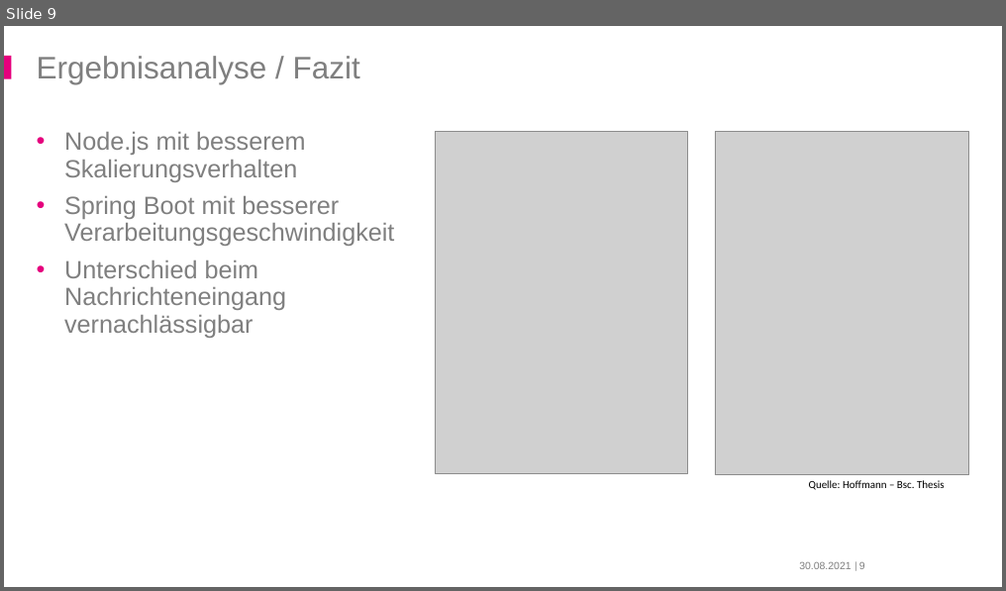
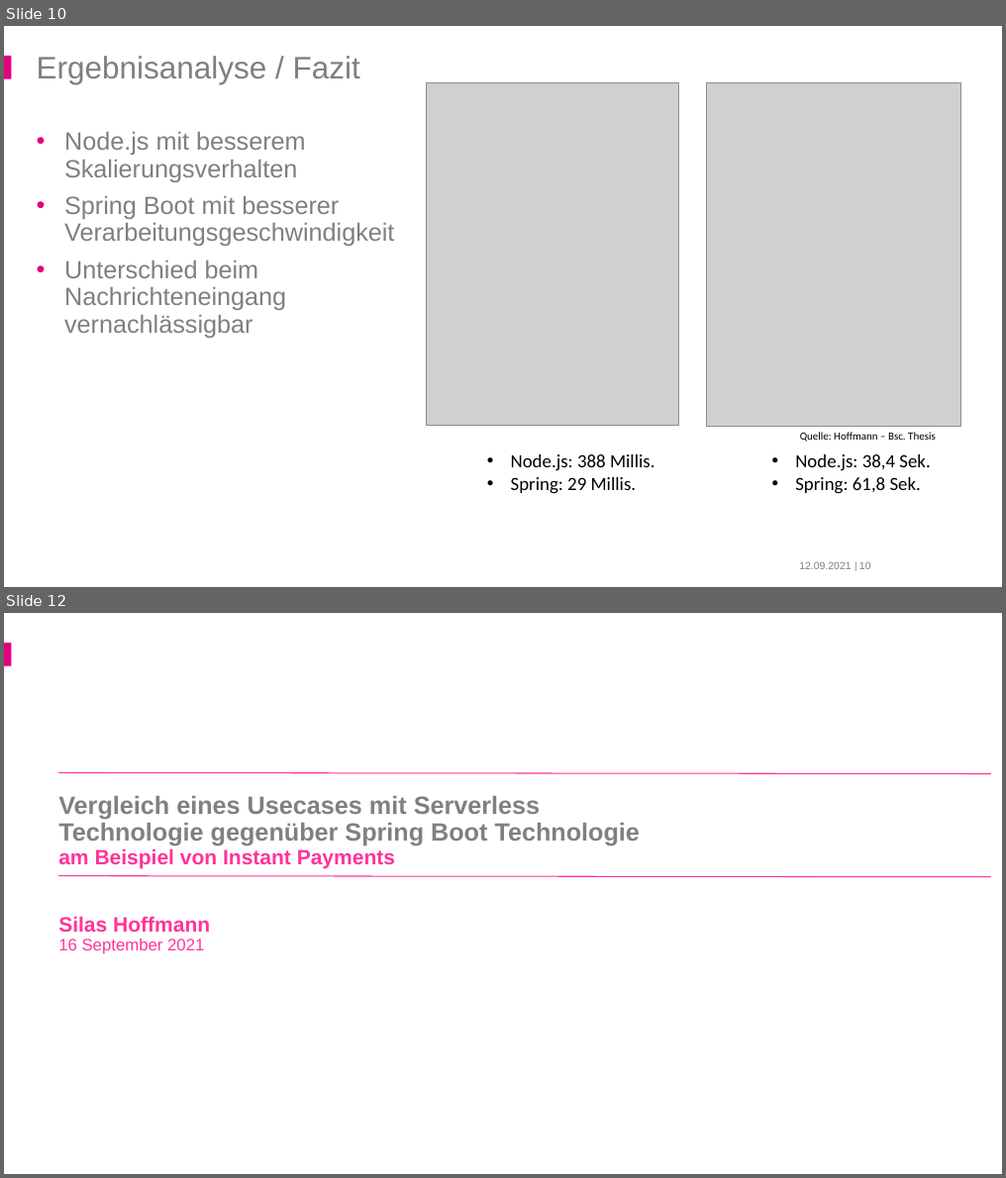
Before and after one commit to derMacon/serverless-bsc-thesis, a slide deck: slides/uni/hoffmann_serverless.pptx. Shown one above the other, each under a label of ours: slide 9 before the commit, slides 10 and 12 after it; the slides between them are not shown. The pictures are 1006x591 and 1006x1178 pixels, drawn with LibreOffice and Linux fonts; fonts in the diff are those of the drawing; grey boxes stand for pictures; background and template pictures are left out. Boxes give left, top, right and bottom in pixels: in the first picture for what was removed or moved away, otherwise in the second. Text is boxed around its words. In the diff, an @@ line names an element or a change of style, - is before the commit and + after.

```diff
--- a/slides/uni/hoffmann_serverless.pptx
+++ b/slides/uni/hoffmann_serverless.pptx
@@ slide 12 added at (x1=4, y1=613, x2=1002, y2=1174), background #FFFFFF; not listed: 1 template element that a slide beside it also shows @@
@@ line added from (58, 773) to (991, 774), #FF3399 1 pt @@
@@ title added at (x1=58, y1=796, x2=640, y2=955), 24 pt, text #808080, bold @@
+Vergleich eines Usecases mit Serverless
+Technologie gegenüber Spring Boot Technologie
+am Beispiel von Instant Payments
+Silas Hoffmann
+16 September 2021
@@ line added from (58, 875) to (991, 877), #FF3399 1 pt @@
@@ rectangle added at (x1=846, y1=1115, x2=987, y2=1170), fill #FFFFFF @@
@@ what was slide 9 is now slide 10 @@
@@ slide 10 changed as well @@
@@ 2 pictures, 1 text moved together from (x1=436, y1=132, x2=969, y2=490) to (x1=426, y1=82, x2=960, y2=442) @@
@@ text added at (x1=511, y1=455, x2=655, y2=494), 18 pt, text #000000 @@
+• Node.js: 388 Millis.
+• Spring: 29 Millis.
@@ text added at (x1=795, y1=455, x2=930, y2=494), 18 pt, text #000000 @@
+• Node.js: 38,4 Sek.
+• Spring: 61,8 Sek.
@@ text at (x1=799, y1=563, x2=850, y2=570): text changed @@
-30.08.2021
+12.09.2021
@@ page number at (x1=859, y1=563, x2=871, y2=570): text changed @@
-9
+10
```
Also in this commit, not shown: 25 other slides changed, 2 other slides added, 1 other file.
